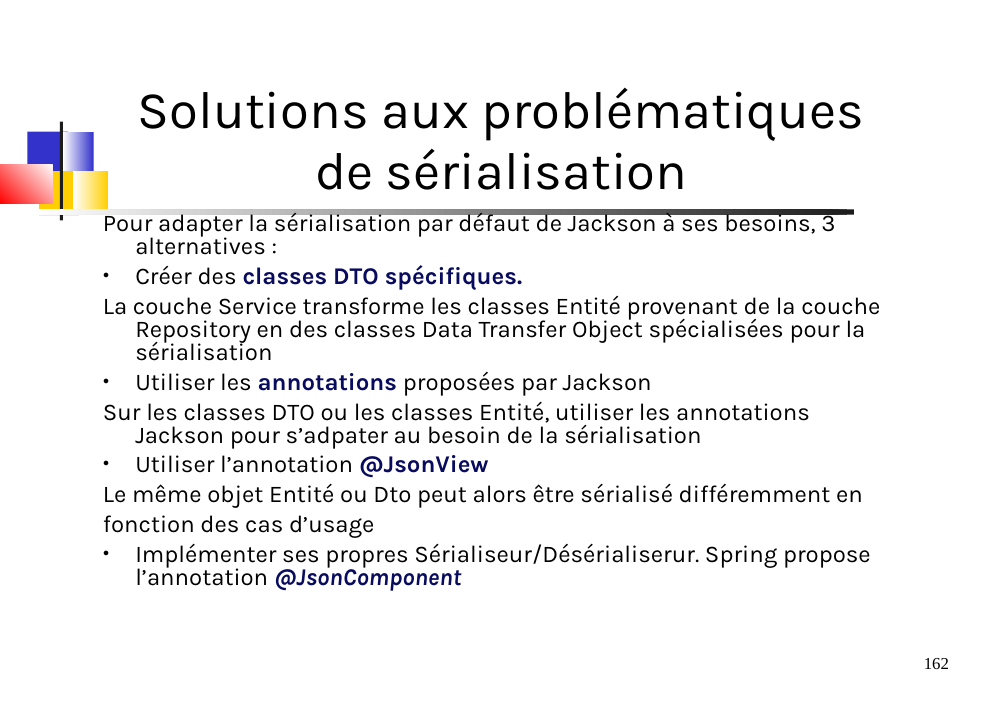
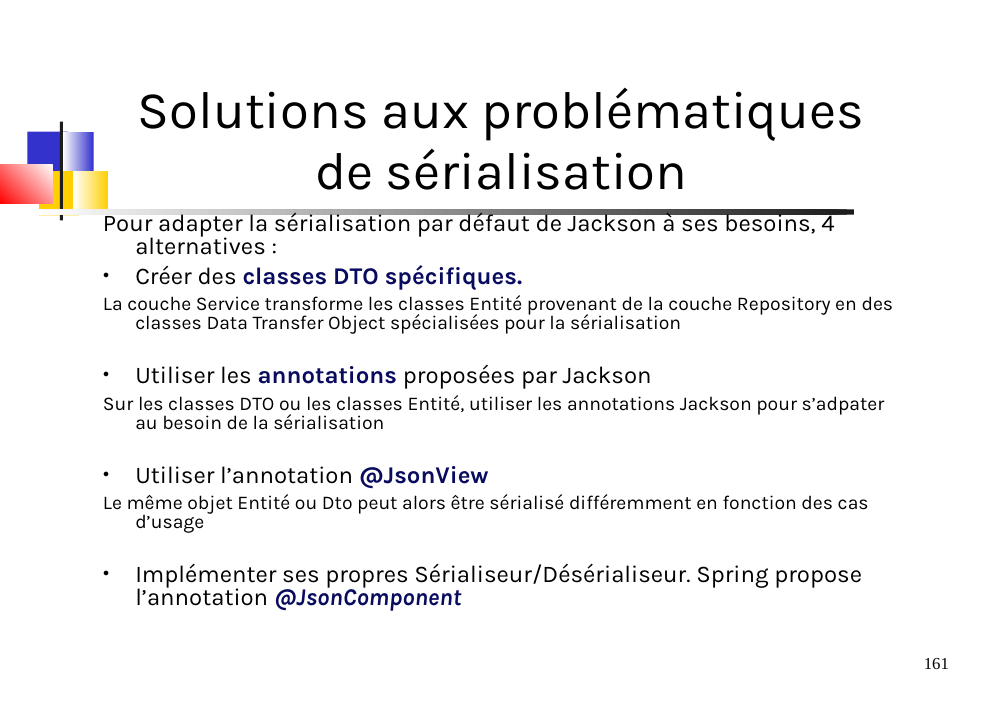
Before and after one commit to dthibau/springessentials-light, a slide deck: slide 161 of SpringEssentials.odp (slide 162 before the commit). Drawn at 1008x713 pixels with LibreOffice and Linux fonts; fonts in the diff are those of the drawing. Boxes give left, top, right and bottom in pixels: in the first picture for what was removed or moved away, otherwise in the second. Text is boxed around its words. In the diff, an @@ line names an element or a change of style, - is before the commit and + after.

```diff
--- a/SpringEssentials.odp
+++ b/SpringEssentials.odp
@@ text at <box>103,210,834,255</box>: text changed @@
-Pour adapter la sérialisation par défaut de Jackson à ses besoins, 3 alternatives :
+Pour adapter la sérialisation par défaut de Jackson à ses besoins, 4 alternatives :
@@ text at <box>103,295,894,430</box>: size 20 to 16.2 pt in "La couche Service transforme les classes Entité ...", "Sur les classes DTO ou les classes ..." @@
@@ text at <box>103,494,869,611</box>: text changed @@
-Le même objet Entité ou Dto peut alors être sérialisé différemment en
-fonction des cas d’usage
-● Implémenter ses propres Sérialiseur/Désérialiserur. Spring propose l’annotation @JsonComponent
+Le même objet Entité ou Dto peut alors être sérialisé différemment en fonction des cas d’usage
+● Implémenter ses propres Sérialiseur/Désérialiseur. Spring propose l’annotation @JsonComponent
@@ page number at <box>924,658,949,669</box>: text changed @@
-162
+161
```
Also in this commit, not shown: 43 other slides changed, 2 slides added, 1 slide removed, 1 other file.
